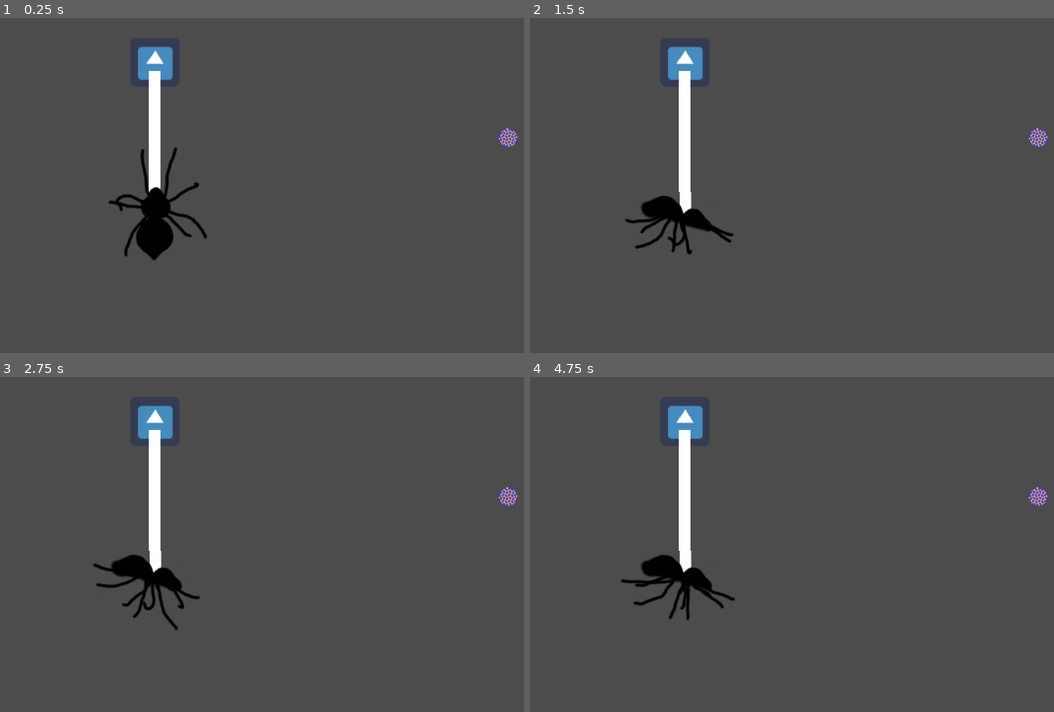
Above: before the commit, frames 1-4 (two rows, left to right).
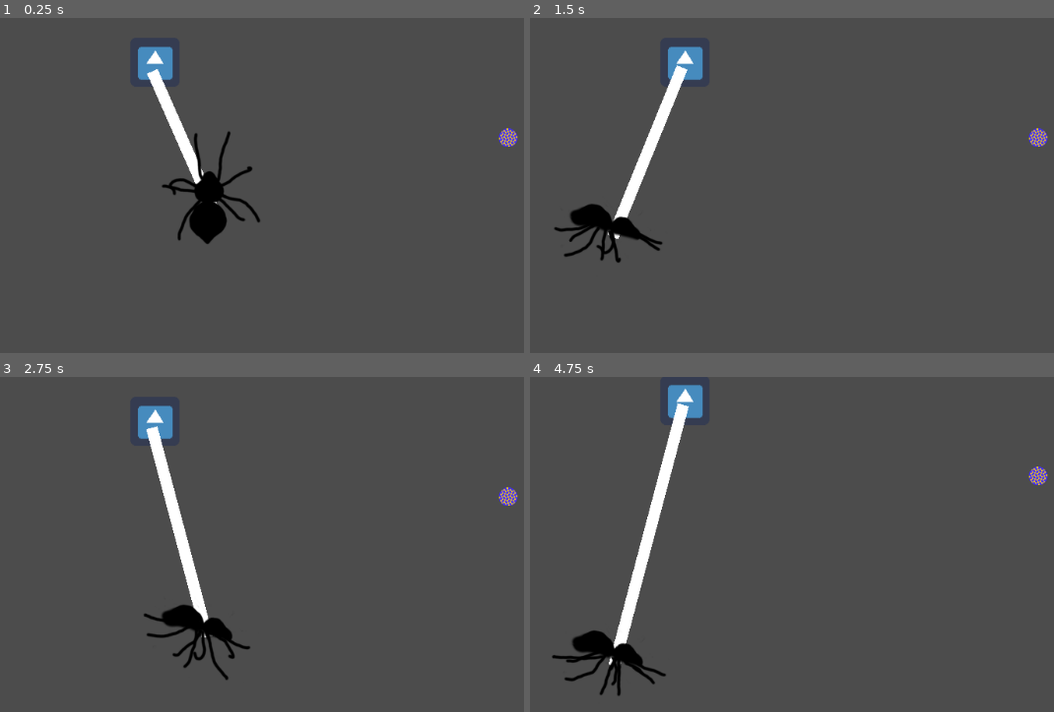
Above: after the commit, the same moments.

Repository: MarmotaGames/aracnotopia
Game: Godot game, scene res://web/newWeb/newWeb.tscn
The game is run twice, just before and just after one commit, with the same random seed, the same clock (stepped at 60 frames per second) and the same inputs. This scene is started directly instead of the project's main scene. The engine's default icon, where the game draws it, is replaced by a stand-in: a white triangle on a blue panel in a dark square.
Inputs (mouse positions are in pixels of both pictures, inside the frame that each line leads up to):
- Up to frame 1 (0.25 s): no input
- Up to frame 2 (1.5 s): tap Enter (ui_accept) at 0.5, 0.77 s; move the mouse to (980, 225) at 0.52 s; hold Right (ui_right) 0.53-1.28 s; hold Right mouse button (excret_web) 0.53-1.28 s; click (980, 225) at 0.67 s; move the mouse to (650, 269) at 1.27 s; hold Down (ui_down) from 1.28 s (still down); tap H (aga) at 1.35 s
- Up to frame 3 (2.75 s): tap Enter (ui_accept) at 1.52 s; right-click (120, 628) at 1.55 s; move the mouse to (356, 504) at 2.02 s; release Down (ui_down) at 2.03 s; hold Right (ui_right) from 2.03 s (still down); hold Right mouse button (excret_web) from 2.03 s (still down)
- Up to frame 4 (4.75 s): move the mouse to (765, 698) at 2.77 s; release Right (ui_right) at 2.78 s; release Right mouse button (excret_web) at 2.78 s; hold Up (ui_up) 2.78-3.53 s; tap L (secretar) at 2.85 s; click (765, 698) at 2.92 s; tap Enter (ui_accept) at 3.02, 3.77, 4.52 s; right-click (765, 698) at 3.05 s; move the mouse to (1043, 675) at 3.52 s; hold Right mouse button (excret_web) 3.53-4.28 s; hold Left (ui_left) from 3.53 s (still down); move the mouse to (571, 537) at 4.27 s; tap H (aga) at 4.35 s; right-click (571, 537) at 4.55 s

The runs differ from the first frame. In frame 1, 4.5% of the frame differs, in the area x 20-50%, y 15-73%; in frame 2, 4.3%; in frame 3, 4.3%; in frame 4, 6.1%, in the area x 4-99%, y 2-96%.
Error in both runs: Invalid get index 'spiderInArea' (on base: 'null instance'). (res://player/Player_rigido.gd:99)

Commit message:
Improved the web behavior

Diff:
--- a/GodotProject/web/newWeb/Web.gd
+++ b/GodotProject/web/newWeb/Web.gd
@@ -1,31 +1,50 @@
 extends RigidBody2D
 
+var initialMotionBoolean = true
+var stretchAlways = true
+var motionVelocity = Vector2(250,0)
+
 func _ready():
-	initialMotion(false)
+	initialMotion(initialMotionBoolean)
 
 func _process(delta):
-	stretchDownwards(false)
+	if not stretchAlways:
+		if Input.is_action_pressed("excret_web"):
+			stretchDownwards()
+	else:
+		stretchDownwards()
 
-func stretchDownwards(turnedOn):
-	if turnedOn:
-		var scale = $Sprite.get_scale()
-		scale.y += 0.001
-		$Sprite.set_scale(scale)
-		$CollisionShape2D.set_scale(scale)
 
-		var spritePosition = $Sprite.get_global_position()
-		spritePosition.y += 0.117
-		$Sprite.set_global_position(spritePosition)
-		$CollisionShape2D.set_global_position(spritePosition)
+	var jointPosition = $PinJoint2D.get_global_position()
+	get_node("../Spider").set_global_position(jointPosition)
+#	$Sprite.set_global_position(Vector2(354,161))
+#	$CollisionShape2D.set_global_position(Vector2(354,161))
 
-		var jointPosition = $PinJoint2D.get_global_position()
-		jointPosition.y += 0.25
-		$PinJoint2D.set_global_position(jointPosition)
-	#	get_node("../SpiderDummy").set_global_position(jointPosition)
-		get_node("../Spider").set_global_position(jointPosition)
+func stretchDownwards():
+	var stretchSpeed = 2.5
+
+	var scale = $Sprite.get_scale()
+	scale.y += 0.001*stretchSpeed
+	$Sprite.set_scale(scale)
+	$CollisionShape2D.set_scale(scale)
+
+	var spritePosition = $Sprite.get_global_position()
+	spritePosition.y += 0.117*stretchSpeed
+	$Sprite.set_global_position(spritePosition)
+	$CollisionShape2D.set_global_position(spritePosition)
+
+	var jointPosition = $PinJoint2D.get_global_position()
+	jointPosition.y += 0.23*stretchSpeed
+	$PinJoint2D.set_global_position(jointPosition)
+#	jointPosition.y += 50
+	get_node("../Spider").set_global_position(jointPosition)
+#	get_node("../SpiderDummy").set_global_position(jointPosition)
+
+#	var spiderPosition = jointPosition
+#	spiderPosition.y += 5
+#	get_node("../Spider").set_global_position(spiderPosition)
 
 
 func initialMotion(turnedOn):
 	if turnedOn:
-		var velocity = Vector2(90,0)
-		self.set_linear_velocity(velocity)
+		self.set_linear_velocity(motionVelocity)
--- a/GodotProject/web/newWeb/newWeb.tscn
+++ b/GodotProject/web/newWeb/newWeb.tscn
@@ -80,7 +80,7 @@
 
 position = Vector2( 354.636, 161.935 )
 mass = 800.0
-friction = 0.0
+gravity_scale = 10.0
 _sections_unfolded = [ "Linear", "Transform" ]
 
 [node name="Sprite" parent="Web" index="0"]
@@ -96,14 +96,13 @@
 position = Vector2( -0.797363, 83.9259 )
 node_a = NodePath("..")
 node_b = NodePath("../../Spider")
-bias = 0.0
+bias = 0.9
 disable_collision = true
 softness = 0.0
 
 [node name="SpiderDummy" parent="." index="4" instance=ExtResource( 4 )]
 
-visible = false
-position = Vector2( 558.259, 254.603 )
+position = Vector2( -180.165, 352.303 )
 _sections_unfolded = [ "Collision", "Transform" ]
 
 [node name="Spider" parent="." index="5" instance=ExtResource( 5 )]
